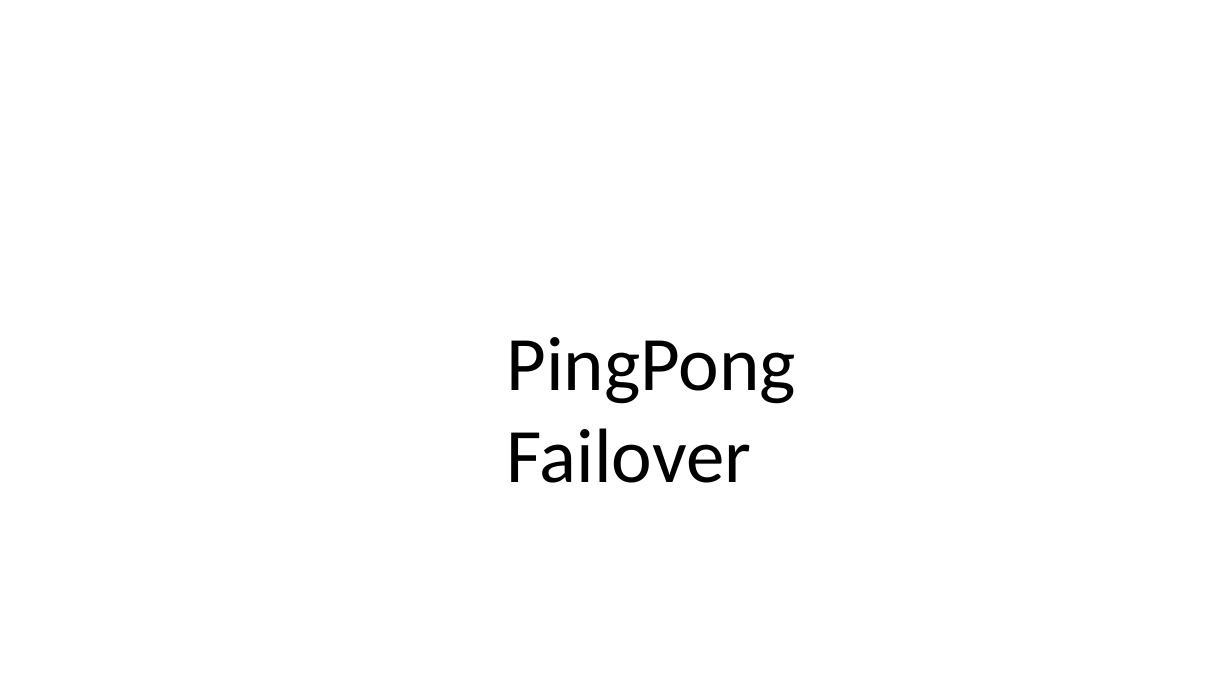
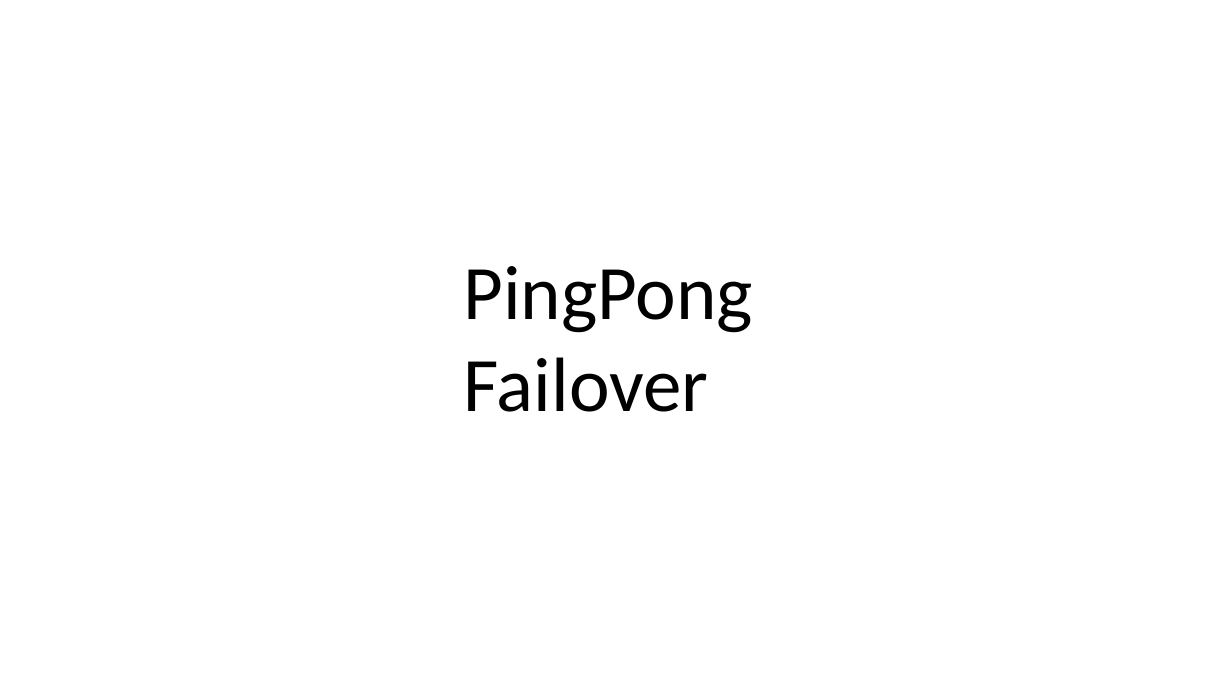
Before and after one commit to p-org/P, a slide deck: slide 18 of Tutorial/P-tutorial.pptx. Drawn at 1232x693 pixels with LibreOffice and Linux fonts; fonts in the diff are those of the drawing. Boxes give left, top, right and bottom in pixels: in the first picture for what was removed or moved away, otherwise in the second. Text is boxed around its words. In the diff, an @@ line names an element or a change of style, - is before the commit and + after.

Commit message:
more slides

```diff
--- a/Tutorial/P-tutorial.pptx
+++ b/Tutorial/P-tutorial.pptx
@@ text "PingPong": place and size @@
-text "PingPong" at box(506, 337, 795, 483)
+text "PingPong" at box(464, 266, 753, 412)
```
Also in this commit, not shown: 1 other slide changed, 4 slides added.
